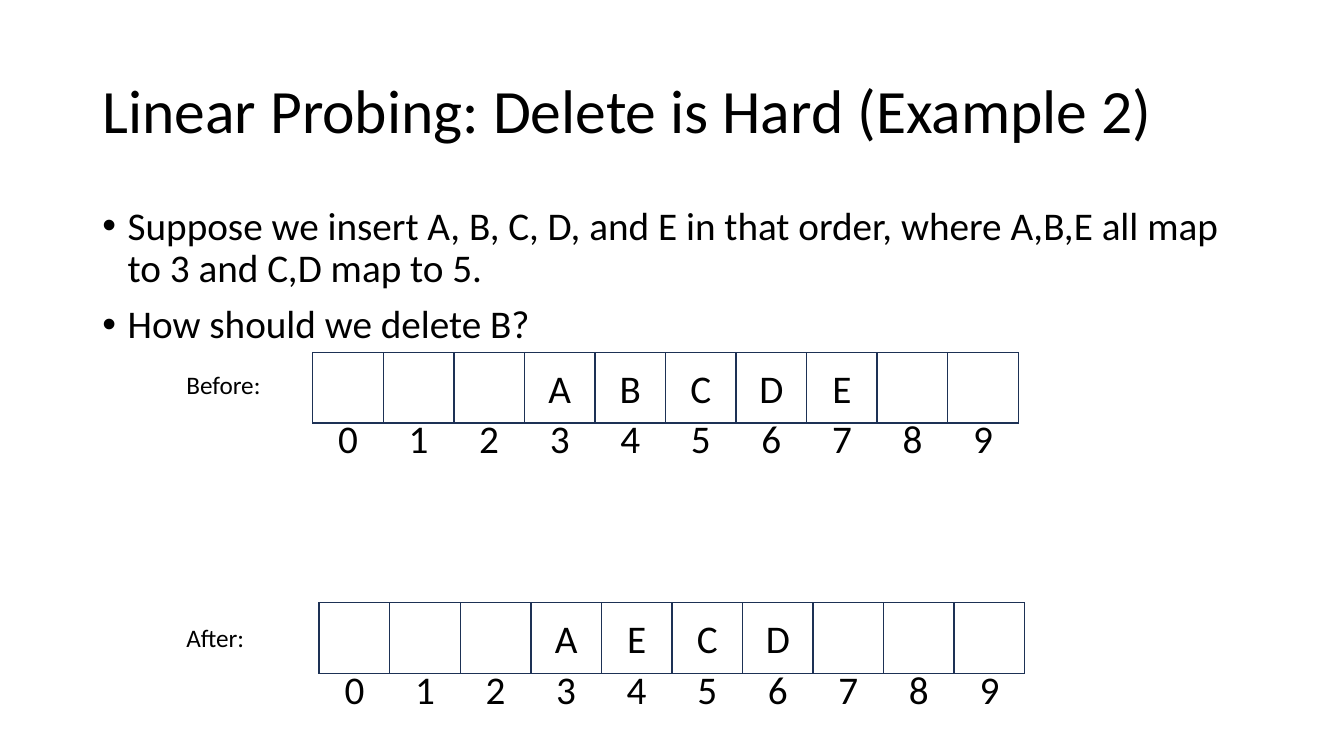
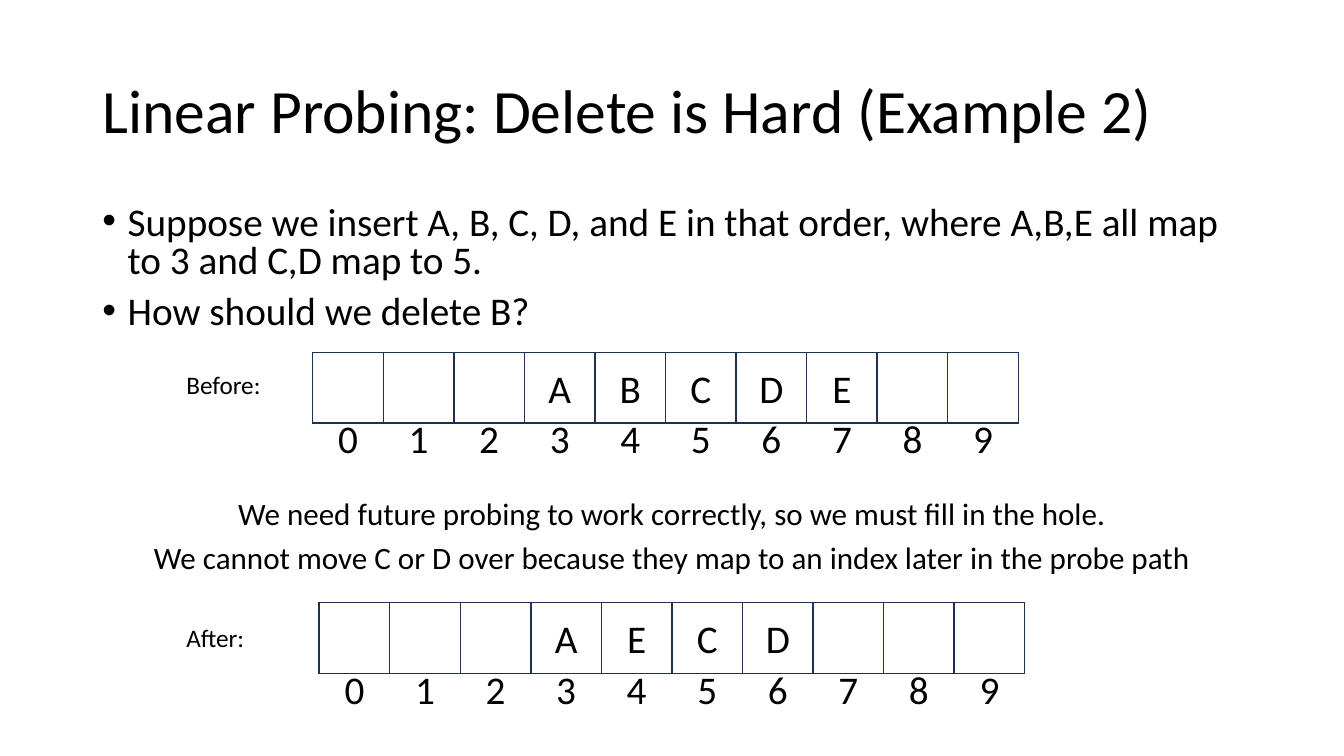
Before and after one commit to natebrunelle/cse332, a slide deck: slide 21 of markdown/files/slides/lecture11_hashtables2.pptx (slide 25 before the commit). Drawn at 1344x756 pixels with LibreOffice and Linux fonts; fonts in the diff are those of the drawing. Boxes give left, top, right and bottom in pixels: in the first picture for what was removed or moved away, otherwise in the second. Text is boxed around its words. In the diff, an @@ line names an element or a change of style, - is before the commit and + after.

```diff
--- a/markdown/files/slides/lecture11_hashtables2.pptx
+++ b/markdown/files/slides/lecture11_hashtables2.pptx
@@ text "Suppose we insert A, B, ..." at [128, 208, 1218, 326]: line spacing 0.9 to 0.8 @@
@@ text added at [154, 503, 1189, 574], 22.2 pt, text #000000 @@
+We need future probing to work correctly, so we must fill in the hole.
+We cannot move C or D over because they map to an index later in the probe path
```
Also in this commit, not shown: 12 other slides changed, 6 slides removed, 7 other files.
